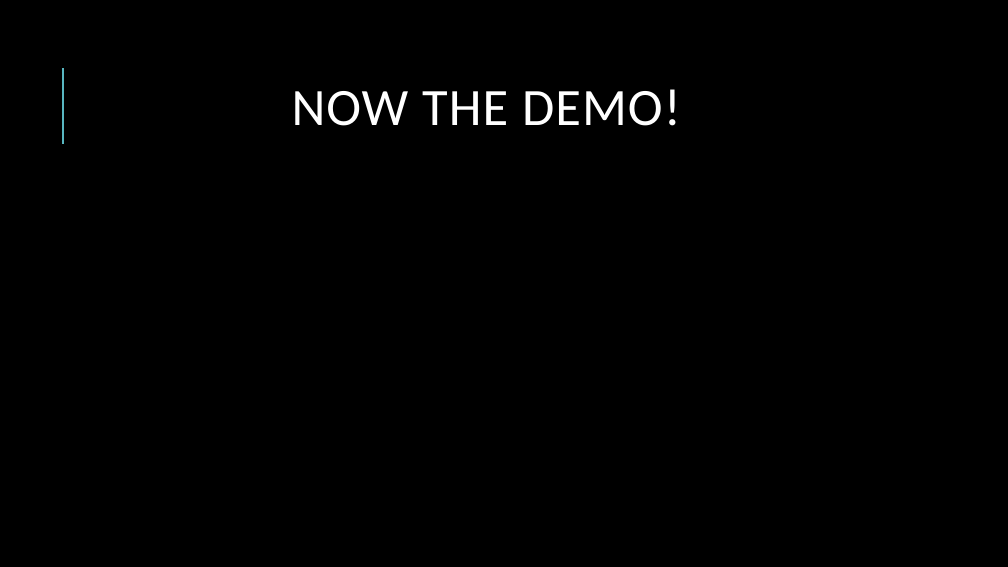
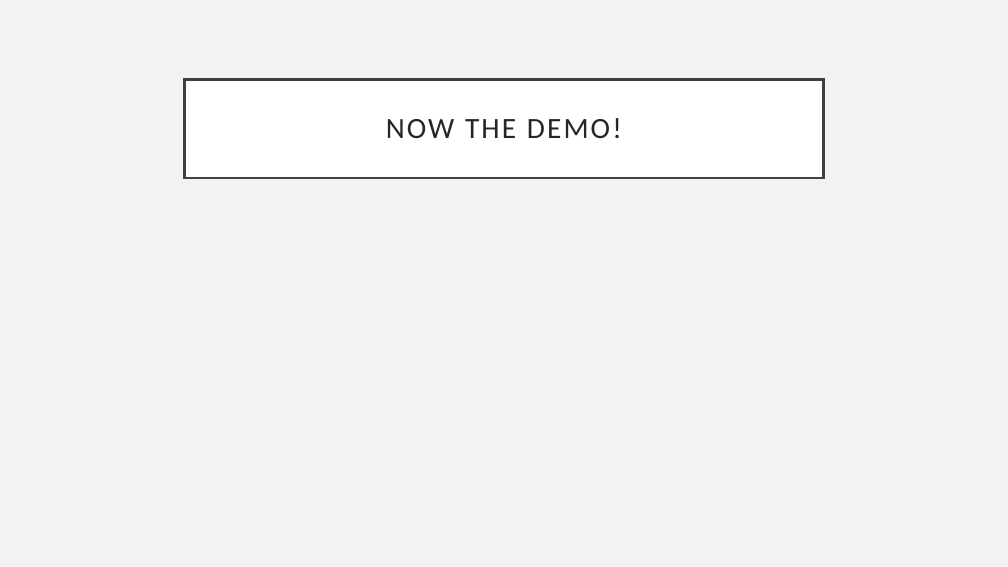
Before and after one commit to Randy424/MobileProgrammingProject1, a slide deck: slide 6 of mobile_pres_1.pptx. Drawn at 1008x567 pixels with LibreOffice and Linux fonts; fonts in the diff are those of the drawing. Boxes give left, top, right and bottom in pixels: in the first picture for what was removed or moved away, otherwise in the second. Text is boxed around its words. In the diff, an @@ line names an element or a change of style, - is before the commit and + after.

```diff
--- a/mobile_pres_1.pptx
+++ b/mobile_pres_1.pptx
@@ background #000000 to #F2F2F2 @@
@@ line removed from (63, 144) to (63, 68) @@
@@ title "NOW THE DEMO!": place and size @@
-title "NOW THE DEMO!" at box(292, 89, 681, 126)
+title "NOW THE DEMO!" at box(185, 79, 823, 178)
@@ title "NOW THE DEMO!" at box(185, 79, 823, 178): size 50 to 28 pt, text colour #FFFFFF to #262626, letter spacing 1 to 2 pt; line spacing 0.8 to 0.9; fill none to #FFFFFF; outline none to #404040 2.5 pt @@
```
Also in this commit, not shown: 6 other slides changed, 1 slide added, 1 other file.
